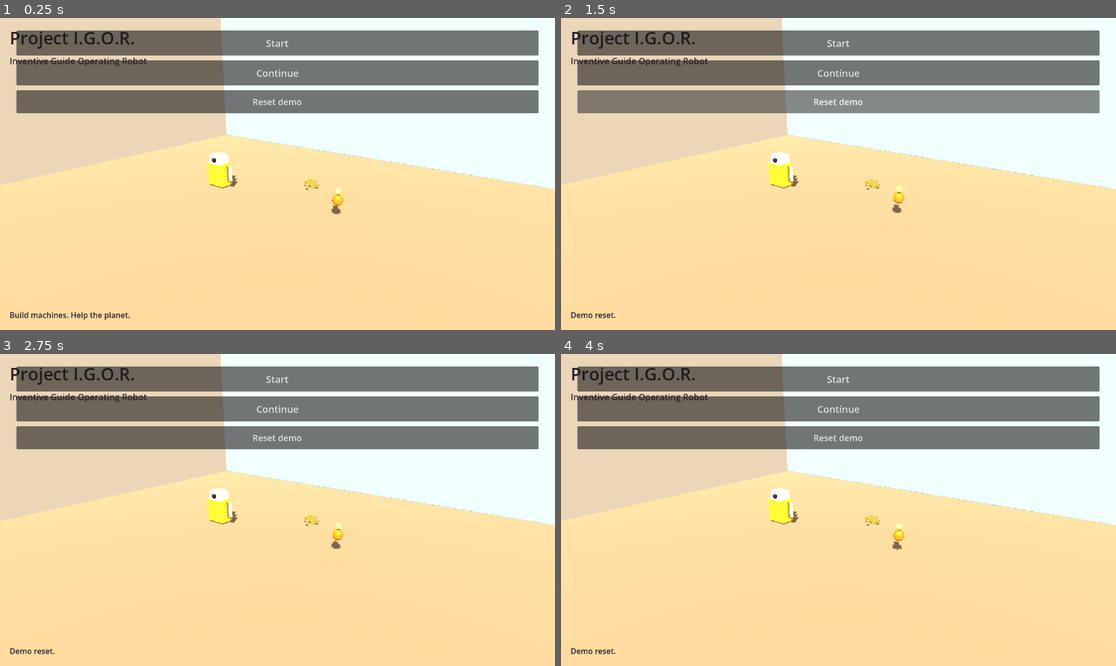
Above: before the commit, frames 1-4 (two rows, left to right).
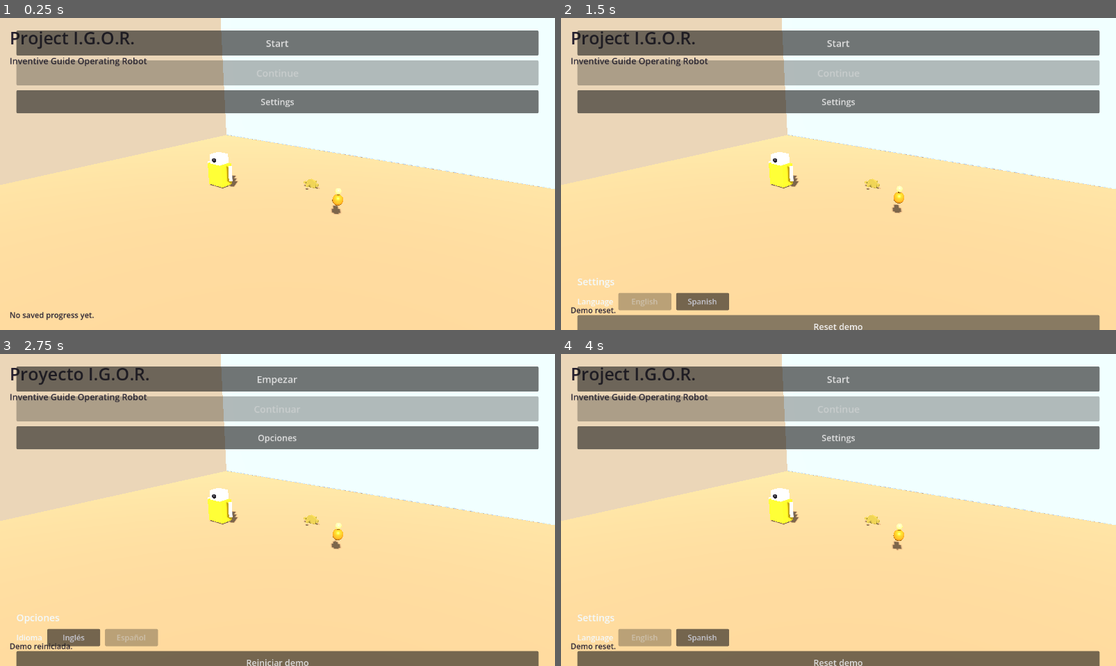
Above: after the commit, the same moments.

Repository: Zouler/project-igor
Game: Godot game, scene res://scenes/main.tscn
Same seed, same stepped clock (60 frames per second), same inputs: the game is played once before the commit and once after it.
Inputs (mouse positions are in pixels of both pictures, inside the frame that each line leads up to):
- Up to frame 1 (0.25 s): no input
- Up to frame 2 (1.5 s): click (838, 102) at 0.5 s, where only the run after the commit has a clickable "Settings"; click "Reset demo" at 1.25 s
- Up to frame 3 (2.75 s): click (144, 637) at 2 s, where only the run after the commit has a clickable "Spanish"
- Up to frame 4 (4 s): click (838, 438) at 2.75 s, where only the run after the commit has a clickable "Opciones"; click (633, 637) at 3.5 s, where only the run after the commit has a clickable "Inglés"

The runs differ from the first frame. In frame 1, 7.8% of the frame differs, in the area x 2-98%, y 13-97%; in frame 2, 13%; in frame 3, 14%, in the area x 1-98%, y 4-100%; in frame 4, 13%.

Commit message:
MVP 1.7-1.9: language selector, local saves, and start settings panel
- Localization emits locale_changed; StartScreen can switch EN/ES
- Add SaveManager autoload to persist locale and mission progress locally
- Continue enabled only with progress and resumes most relevant scene
- StartScreen Settings panel contains language + reset demo; main layout stays clean

Co-authored-by: Cursor <cursoragent@cursor.com>

Diff:
--- a/project.godot
+++ b/project.godot
@@ -21,6 +21,7 @@
 MissionState="*res://scripts/mission_state.gd"
 SceneTransition="*res://scripts/scene_transition.gd"
 Localization="*res://scripts/localization.gd"
+SaveManager="*res://scripts/save_manager.gd"
 
 [physics]
 
--- a/scenes/start_screen.tscn
+++ b/scenes/start_screen.tscn
@@ -260,12 +260,12 @@
 theme_override_font_sizes/font_size = 20
 text = "Continuar"
 
-[node name="ResetDemoButton" type="Button" parent="CanvasLayer/UI/ButtonPanel/Buttons"]
+[node name="SettingsButton" type="Button" parent="CanvasLayer/UI/ButtonPanel/Buttons"]
 unique_name_in_owner = true
 custom_minimum_size = Vector2(240, 48)
 layout_mode = 2
 theme_override_font_sizes/font_size = 18
-text = "Reiniciar demo"
+text = "Settings"
 
 [node name="Spacer" type="Control" parent="CanvasLayer/UI"]
 layout_mode = 2
@@ -279,3 +279,73 @@
 theme_override_colors/font_color = Color(0.16, 0.14, 0.2, 1)
 theme_override_font_sizes/font_size = 16
 text = "Construí máquinas. Ayudá al planeta."
+
+[node name="SettingsPanel" type="Panel" parent="CanvasLayer/UI"]
+visible = false
+layout_mode = 2
+size_flags_horizontal = 3
+mouse_filter = 0
+theme_override_styles/panel = SubResource("StyleBoxFlat_start")
+
+[node name="SettingsContent" type="VBoxContainer" parent="CanvasLayer/UI/SettingsPanel"]
+layout_mode = 1
+anchors_preset = 15
+anchor_right = 1.0
+anchor_bottom = 1.0
+offset_left = 14.0
+offset_top = 12.0
+offset_right = -14.0
+offset_bottom = -12.0
+grow_horizontal = 2
+grow_vertical = 2
+mouse_filter = 2
+theme_override_constants/separation = 10
+
+[node name="SettingsTitleLabel" type="Label" parent="CanvasLayer/UI/SettingsPanel/SettingsContent"]
+unique_name_in_owner = true
+layout_mode = 2
+mouse_filter = 2
+theme_override_colors/font_color = Color(0.95, 0.98, 1, 1)
+theme_override_font_sizes/font_size = 20
+text = "Settings"
+
+[node name="LanguageRow" type="HBoxContainer" parent="CanvasLayer/UI/SettingsPanel/SettingsContent"]
+layout_mode = 2
+mouse_filter = 2
+theme_override_constants/separation = 10
+
+[node name="LanguageLabel" type="Label" parent="CanvasLayer/UI/SettingsPanel/SettingsContent/LanguageRow"]
+unique_name_in_owner = true
+layout_mode = 2
+mouse_filter = 2
+theme_override_colors/font_color = Color(0.95, 0.98, 1, 1)
+theme_override_font_sizes/font_size = 16
+text = "Language"
+
+[node name="LanguageEnglishButton" type="Button" parent="CanvasLayer/UI/SettingsPanel/SettingsContent/LanguageRow"]
+unique_name_in_owner = true
+custom_minimum_size = Vector2(110, 36)
+layout_mode = 2
+theme_override_font_sizes/font_size = 16
+text = "English"
+
+[node name="LanguageSpanishButton" type="Button" parent="CanvasLayer/UI/SettingsPanel/SettingsContent/LanguageRow"]
+unique_name_in_owner = true
+custom_minimum_size = Vector2(110, 36)
+layout_mode = 2
+theme_override_font_sizes/font_size = 16
+text = "Español"
+
+[node name="ResetDemoButton" type="Button" parent="CanvasLayer/UI/SettingsPanel/SettingsContent"]
+unique_name_in_owner = true
+custom_minimum_size = Vector2(240, 48)
+layout_mode = 2
+theme_override_font_sizes/font_size = 18
+text = "Reiniciar demo"
+
+[node name="CloseSettingsButton" type="Button" parent="CanvasLayer/UI/SettingsPanel/SettingsContent"]
+unique_name_in_owner = true
+custom_minimum_size = Vector2(240, 48)
+layout_mode = 2
+theme_override_font_sizes/font_size = 18
+text = "Close"
--- a/scripts/localization.gd
+++ b/scripts/localization.gd
@@ -1,4 +1,6 @@
 extends Node
+
+signal locale_changed
 
 ## Localización simple (MVP 1.4): diccionarios en memoria, sin archivos externos aún.
 
@@ -8,13 +10,20 @@
 
 var translations := {
 	"en": {
+		"LANGUAGE_LABEL": "Language",
+		"LANGUAGE_ENGLISH": "English",
+		"LANGUAGE_SPANISH": "Spanish",
 		"START_TITLE": "Project I.G.O.R.",
 		"START_SUBTITLE": "Inventive Guide Operating Robot",
 		"START_BUTTON_NEW": "Start",
 		"START_BUTTON_CONTINUE": "Continue",
 		"START_BUTTON_RESET": "Reset demo",
+		"START_BUTTON_SETTINGS": "Settings",
 		"START_FOOTER": "Build machines. Help the planet.",
 		"START_DEMO_RESET": "Demo reset.",
+		"START_NO_PROGRESS": "No saved progress yet.",
+		"SETTINGS_TITLE": "Settings",
+		"SETTINGS_CLOSE": "Close",
 
 		"WORKSHOP_TITLE": "Project I.G.O.R. - Workshop",
 		"WORKSHOP_MISSION_LABEL": "Mission: Clear the first path",
@@ -102,13 +111,20 @@
 		"STORY_STEP_9": "To get back home, he would build machines and wake the planet."
 	},
 	"es": {
+		"LANGUAGE_LABEL": "Idioma",
+		"LANGUAGE_ENGLISH": "Inglés",
+		"LANGUAGE_SPANISH": "Español",
 		"START_TITLE": "Proyecto I.G.O.R.",
 		"START_SUBTITLE": "Inventive Guide Operating Robot",
 		"START_BUTTON_NEW": "Empezar",
 		"START_BUTTON_CONTINUE": "Continuar",
 		"START_BUTTON_RESET": "Reiniciar demo",
+		"START_BUTTON_SETTINGS": "Opciones",
 		"START_FOOTER": "Construí máquinas. Ayudá al planeta.",
 		"START_DEMO_RESET": "Demo reiniciada.",
+		"START_NO_PROGRESS": "Todavía no hay progreso guardado.",
+		"SETTINGS_TITLE": "Opciones",
+		"SETTINGS_CLOSE": "Cerrar",
 
 		"WORKSHOP_TITLE": "Proyecto I.G.O.R. - Taller",
 		"WORKSHOP_MISSION_LABEL": "Misión: Despejar el primer camino",
@@ -199,18 +215,28 @@
 
 
 func set_locale(locale: String) -> void:
-	if translations.has(locale):
-		current_locale = locale
-		if DEBUG_LOGS:
-			print("Localization locale set: ", locale)
+	if not translations.has(locale):
+		return
+	if current_locale == locale:
+		return
+	current_locale = locale
+	emit_signal("locale_changed")
+	if DEBUG_LOGS:
+		print("Localization locale set: ", locale)
+	# Guardar locale si existe SaveManager.
+	if Engine.has_singleton("SaveManager"):
+		var sm := Engine.get_singleton("SaveManager")
+		if sm != null and sm.has_method("save_game"):
+			sm.call("save_game")
+
+
+func get_locale() -> String:
+	return current_locale
 
 
 func t(key: String) -> String:
-	var locale_map = translations.get(current_locale, null)
-	if typeof(locale_map) == TYPE_DICTIONARY and (locale_map as Dictionary).has(key):
-		return (locale_map as Dictionary)[key]
-	# Fallback a inglés si existe
-	var en_map = translations.get("en", null)
-	if typeof(en_map) == TYPE_DICTIONARY and (en_map as Dictionary).has(key):
-		return (en_map as Dictionary)[key]
+	if translations.has(current_locale) and (translations[current_locale] as Dictionary).has(key):
+		return (translations[current_locale] as Dictionary)[key]
+	if translations.has("en") and (translations["en"] as Dictionary).has(key):
+		return (translations["en"] as Dictionary)[key]
 	return key
--- a/scripts/mission_state.gd
+++ b/scripts/mission_state.gd
@@ -38,14 +38,24 @@
 
 func mark_machine_built() -> void:
 	machine_built = true
+	_save_progress()
 
 
 func mark_test_completed() -> void:
 	test_completed = true
+	_save_progress()
 
 
 func mark_community_unlocked() -> void:
 	community_unlocked = true
+	_save_progress()
+
+
+func _save_progress() -> void:
+	if Engine.has_singleton("SaveManager"):
+		var sm := Engine.get_singleton("SaveManager")
+		if sm != null and sm.has_method("save_game"):
+			sm.call("save_game")
 
 
 func reset_mission() -> void:
--- /dev/null
+++ b/scripts/save_manager.gd
@@ -0,0 +1,80 @@
+extends Node
+
+## Guardado local simple (MVP 1.8).
+## No hay slots ni cuentas; solo un config en user://.
+
+const DEBUG_LOGS := false
+const SAVE_PATH := "user://igor_demo_save.cfg"
+
+var _is_loading: bool = false
+
+
+func has_save() -> bool:
+	return FileAccess.file_exists(SAVE_PATH)
+
+
+func save_game() -> void:
+	if _is_loading:
+		return
+
+	var cfg := ConfigFile.new()
+	# Locale
+	var locale := "en"
+	if Engine.has_singleton("Localization"):
+		var loc := Engine.get_singleton("Localization")
+		if loc != null and loc.has_method("get_locale"):
+			locale = str(loc.call("get_locale"))
+	cfg.set_value("settings", "locale", locale)
+
+	# Mission progress
+	if Engine.has_singleton("MissionState"):
+		var ms := Engine.get_singleton("MissionState")
+		if ms != null:
+			cfg.set_value("mission", "mission_started", bool(ms.get("mission_started")))
+			cfg.set_value("mission", "machine_built", bool(ms.get("machine_built")))
+			cfg.set_value("mission", "test_completed", bool(ms.get("test_completed")))
+			cfg.set_value("mission", "community_unlocked", bool(ms.get("community_unlocked")))
+
+	var err := cfg.save(SAVE_PATH)
+	if DEBUG_LOGS:
+		print("SaveManager save: ", SAVE_PATH, " err=", err)
+
+
+func load_game() -> void:
+	if not has_save():
+		return
+	_is_loading = true
+	var cfg := ConfigFile.new()
+	var err := cfg.load(SAVE_PATH)
+	if err != OK:
+		_is_loading = false
+		return
+
+	# Apply locale
+	var locale: String = str(cfg.get_value("settings", "locale", "en"))
+	if Engine.has_singleton("Localization"):
+		var loc := Engine.get_singleton("Localization")
+		if loc != null and loc.has_method("set_locale"):
+			loc.call("set_locale", locale)
+
+	# Apply mission state fields
+	if Engine.has_singleton("MissionState"):
+		var ms := Engine.get_singleton("MissionState")
+		if ms != null:
+			ms.set("mission_started", bool(cfg.get_value("mission", "mission_started", false)))
+			ms.set("machine_built", bool(cfg.get_value("mission", "machine_built", false)))
+			ms.set("test_completed", bool(cfg.get_value("mission", "test_completed", false)))
+			ms.set("community_unlocked", bool(cfg.get_value("mission", "community_unlocked", false)))
+
+	_is_loading = false
+
+	if DEBUG_LOGS:
+		print("SaveManager loaded: locale=", locale)
+
+
+func reset_save() -> void:
+	# Borra el archivo; no toca el locale actual por defecto.
+	if has_save():
+		DirAccess.remove_absolute(ProjectSettings.globalize_path(SAVE_PATH))
+	if DEBUG_LOGS:
+		print("SaveManager reset_save")
--- a/scripts/start_screen.gd
+++ b/scripts/start_screen.gd
@@ -6,6 +6,7 @@
 const MissionStateScript := preload("res://scripts/mission_state.gd")
 const SceneTransitionScript := preload("res://scripts/scene_transition.gd")
 const LocalizationScript := preload("res://scripts/localization.gd")
+const SaveManagerScript := preload("res://scripts/save_manager.gd")
 
 const DEBUG_LOGS := false
 
@@ -14,12 +15,21 @@
 @onready var _footer_label: Label = %SmallFooterLabel
 @onready var _start_button: Button = %StartButton
 @onready var _continue_button: Button = %ContinueButton
+@onready var _settings_button: Button = %SettingsButton
+@onready var _language_label: Label = %LanguageLabel
+@onready var _lang_en_button: Button = %LanguageEnglishButton
+@onready var _lang_es_button: Button = %LanguageSpanishButton
 @onready var _reset_button: Button = %ResetDemoButton
+@onready var _close_settings_button: Button = %CloseSettingsButton
+@onready var _settings_panel: Panel = $CanvasLayer/UI/SettingsPanel
+@onready var _settings_title_label: Label = %SettingsTitleLabel
 
 var _build_state: BuildStateScript
 var _mission_state: MissionStateScript
 var _scene_transition: SceneTransitionScript
 var _loc: LocalizationScript
+var _save_manager: SaveManagerScript
+var demo_was_reset: bool = false
 
 
 func _ready() -> void:
@@ -27,14 +37,25 @@
 	_mission_state = get_node("/root/MissionState") as MissionStateScript
 	_scene_transition = get_node("/root/SceneTransition") as SceneTransitionScript
 	_loc = get_node("/root/Localization") as LocalizationScript
+	_save_manager = get_node("/root/SaveManager") as SaveManagerScript
 	_setup_camera()
-	_apply_localized_text()
+	_save_manager.load_game()
+	_loc.locale_changed.connect(_update_texts)
+	_lang_en_button.pressed.connect(func() -> void: _loc.set_locale("en"))
+	_lang_es_button.pressed.connect(func() -> void: _loc.set_locale("es"))
+	_update_texts()
 	_start_button.pressed.connect(_on_start_pressed)
 	_continue_button.pressed.connect(_on_continue_pressed)
+	_settings_button.pressed.connect(_on_settings_pressed)
+	_close_settings_button.pressed.connect(_on_close_settings_pressed)
 	_reset_button.pressed.connect(_on_reset_demo_pressed)
 	_apply_button_feedback(_start_button)
 	_apply_button_feedback(_continue_button)
+	_apply_button_feedback(_settings_button)
 	_apply_button_feedback(_reset_button)
+	_apply_button_feedback(_lang_en_button)
+	_apply_button_feedback(_lang_es_button)
+	_apply_button_feedback(_close_settings_button)
 	_play_idle_preview()
 
 
@@ -69,29 +90,76 @@
 	)
 
 
-func _apply_localized_text() -> void:
+func _update_texts() -> void:
 	_title_label.text = _loc.t("START_TITLE")
 	_subtitle_label.text = _loc.t("START_SUBTITLE")
 	_start_button.text = _loc.t("START_BUTTON_NEW")
 	_continue_button.text = _loc.t("START_BUTTON_CONTINUE")
+	_settings_button.text = _loc.t("START_BUTTON_SETTINGS")
+	_settings_title_label.text = _loc.t("SETTINGS_TITLE")
 	_reset_button.text = _loc.t("START_BUTTON_RESET")
-	_footer_label.text = _loc.t("START_FOOTER")
+	_close_settings_button.text = _loc.t("SETTINGS_CLOSE")
+	_language_label.text = _loc.t("LANGUAGE_LABEL")
+	_lang_en_button.text = _loc.t("LANGUAGE_ENGLISH")
+	_lang_es_button.text = _loc.t("LANGUAGE_SPANISH")
+
+	_update_continue_state()
+	if demo_was_reset:
+		_footer_label.text = _loc.t("START_DEMO_RESET")
+	elif _continue_button.disabled:
+		_footer_label.text = _loc.t("START_NO_PROGRESS")
+	else:
+		_footer_label.text = _loc.t("START_FOOTER")
+	_update_language_button_state()
+
+
+func _update_continue_state() -> void:
+	var has_progress := _mission_state.mission_started or _mission_state.machine_built or _mission_state.test_completed or _mission_state.community_unlocked
+	_continue_button.disabled = not has_progress
+
+
+func _update_language_button_state() -> void:
+	var is_en: bool = _loc.get_locale() == "en"
+	_lang_en_button.disabled = is_en
+	_lang_es_button.disabled = not is_en
+	_lang_en_button.modulate = Color(1, 1, 1, 1) if is_en else Color(0.9, 0.9, 0.95, 1)
+	_lang_es_button.modulate = Color(1, 1, 1, 1) if not is_en else Color(0.9, 0.9, 0.95, 1)
 
 
 func _on_start_pressed() -> void:
 	_build_state.reset()
 	_mission_state.reset_mission()
 	_mission_state.start_first_mission()
+	_save_manager.save_game()
 	_scene_transition.fade_to_scene("res://scenes/story_intro.tscn")
 
 
 func _on_continue_pressed() -> void:
-	_go_to_workshop()
+	if _continue_button.disabled:
+		return
+	# Ir a la escena más relevante según progreso.
+	if _mission_state.community_unlocked or _mission_state.test_completed:
+		_scene_transition.fade_to_scene("res://scenes/community.tscn")
+	elif _mission_state.machine_built:
+		_scene_transition.fade_to_scene("res://scenes/test_zone.tscn")
+	else:
+		_go_to_workshop()
 
 
 func _on_reset_demo_pressed() -> void:
 	_build_state.reset()
 	_mission_state.reset_mission()
-	_footer_label.text = _loc.t("START_DEMO_RESET")
+	_save_manager.reset_save()
+	_save_manager.save_game() # re-graba locale actual + progreso vacío
+	demo_was_reset = true
+	_update_texts()
 	if DEBUG_LOGS:
 		print("Demo reset")
+
+
+func _on_settings_pressed() -> void:
+	_settings_panel.visible = true
+
+
+func _on_close_settings_pressed() -> void:
+	_settings_panel.visible = false
Not shown, added: scripts/save_manager.gd.uid
